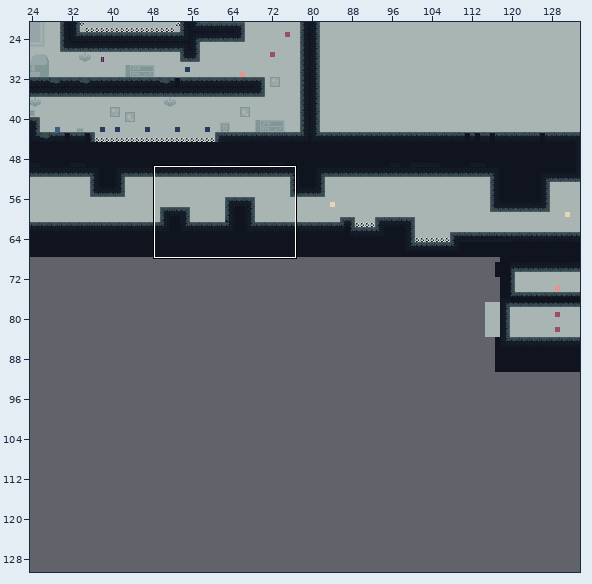
Tiled map, stored at assets/newLevels.tmx. The first picture is a wide view before the edit; the outline marks the close-up.
Close-up. Before:
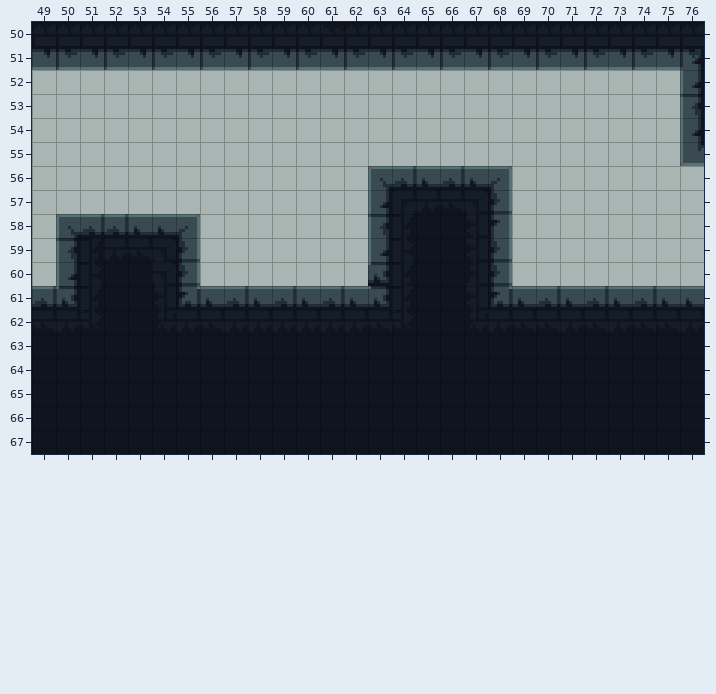
Cells are 8x8 px. Shown: x 49..76, y 50..67. The commit also changed other parts of the map, which this record leaves out.
After:
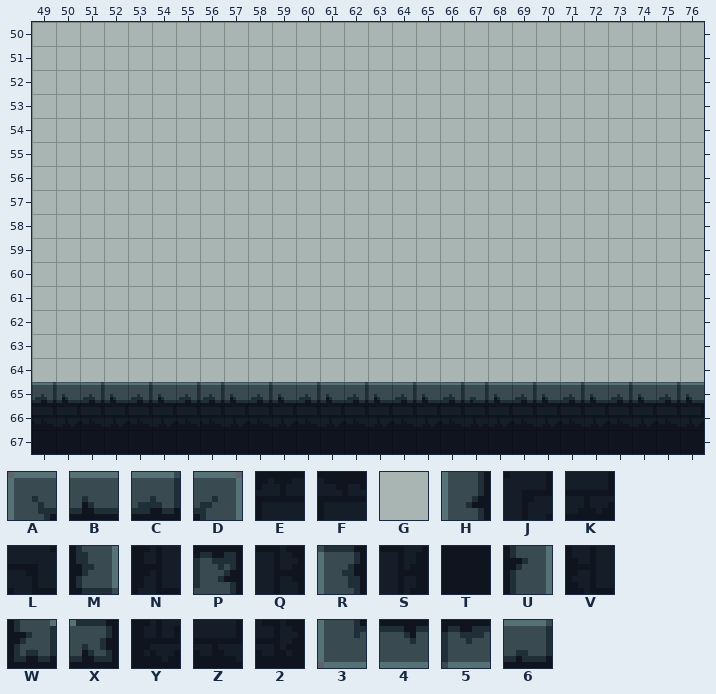
Key: from "tileset": A 0, B 2, C 3, D 5, E 7, F 8, G 12, H 32, J 33, K 34, L 36, M 37, N 38, P 40, Q 41, R 64, S 65, T 66, U 69, V 70, W 71, X 72, Y 102, Z 103, 2 105, 3 160, 4 161, 5 162, 6 194.
_ is an empty cell, . an unchanged one.
Changes in this commit:
--- layer "bg"
@@ x 49..76 @@
-50 ____________________________
-51 ____________________________
-52 ..........................._
-53 ..........................._
-54 ..........................._
-55 ..........................._
-56 ..............______........
-57 ..............______........
-58 .______.......______........
-59 .______.......______........
-60 .______.......______........
-61 ____________________________
-62 ____________________________
-63 ____________________________
-64 ____________________________
+50 GGGGGGGGGGGGGGGGGGGGGGGGGGGG
+51 GGGGGGGGGGGGGGGGGGGGGGGGGGGG
+52 ...........................G
+53 ...........................G
+54 ...........................G
+55 ...........................G
+56 ..............GGGGGG........
+57 ..............GGGGGG........
+58 .GGGGGG.......GGGGGG........
+59 .GGGGGG.......GGGGGG........
+60 .GGGGGG.......GGGGGG........
+61 GGGGGGGGGGGGGGGGGGGGGGGGGGGG
+62 GGGGGGGGGGGGGGGGGGGGGGGGGGGG
+63 GGGGGGGGGGGGGGGGGGGGGGGGGGGG
+64 GGGGGGGGGGGGGGGGGGGGGGGGGGGG
--- layer "ground"
@@ x 49..76 @@
-50 EEEEEEEEEEEEFEEEEEEEEEEEEEEE
-51 454545454545454545454545454P
-52 ...........................H
-53 ...........................R
-54 ...........................H
-55 ...........................3
-56 ..............ACBCBD........
-57 ..............HJKZLM........
-58 .ACCBBD.......RSTTVU........
-59 .RSKZLM.......HQTTVM........
-60 .HQTTLM.......XSTTNM........
-61 CXSTTVWBCBCBCBXSTTVWBCBCBCBB
-62 ZK2TTYKZKKKKKKZ2TTYKZZKZKZZK
-63 TTTTTTTTTTTTTTTTTTTTTTTTTTTT
-64 TTTTTTTTTTTTTTTTTTTTTTTTTTTT
-65 TTTTTTTTTTTTTTTTTTTTTTTTTTTT
+50 ____________________________
+51 ____________________________
+52 ..........................._
+53 ..........................._
+54 ..........................._
+55 ..........................._
+56 ..............______........
+57 ..............______........
+58 .______.......______........
+59 .______.......______........
+60 .______.......______........
+61 ____________________________
+62 ____________________________
+63 ____________________________
+64 ____________________________
+65 CBCBCBCCBCBCBCBCBC6BCBCBCBCB
